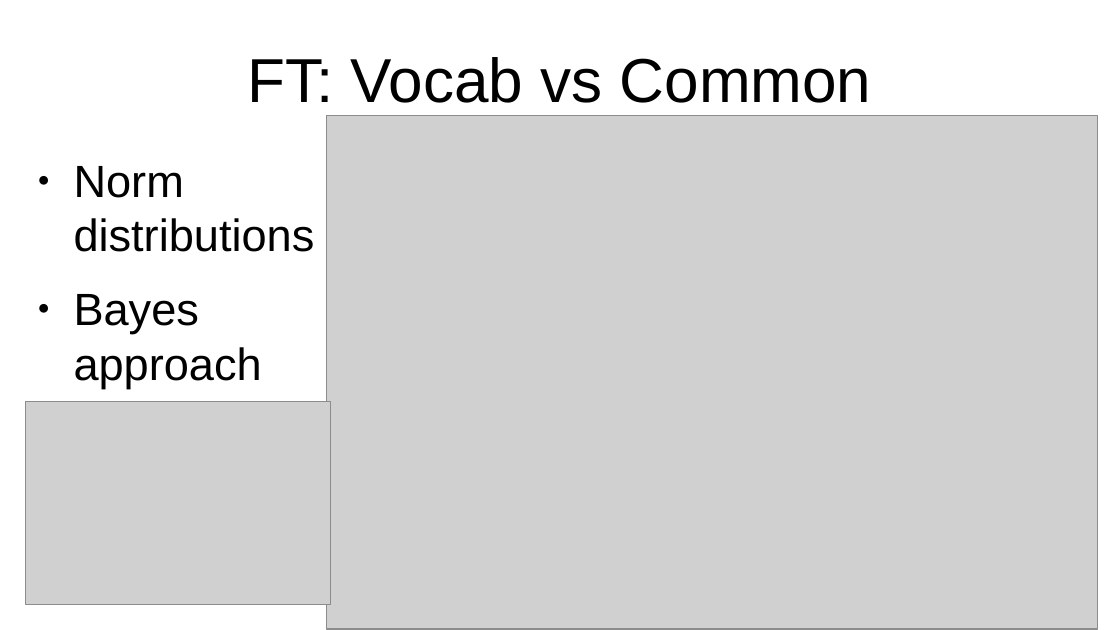
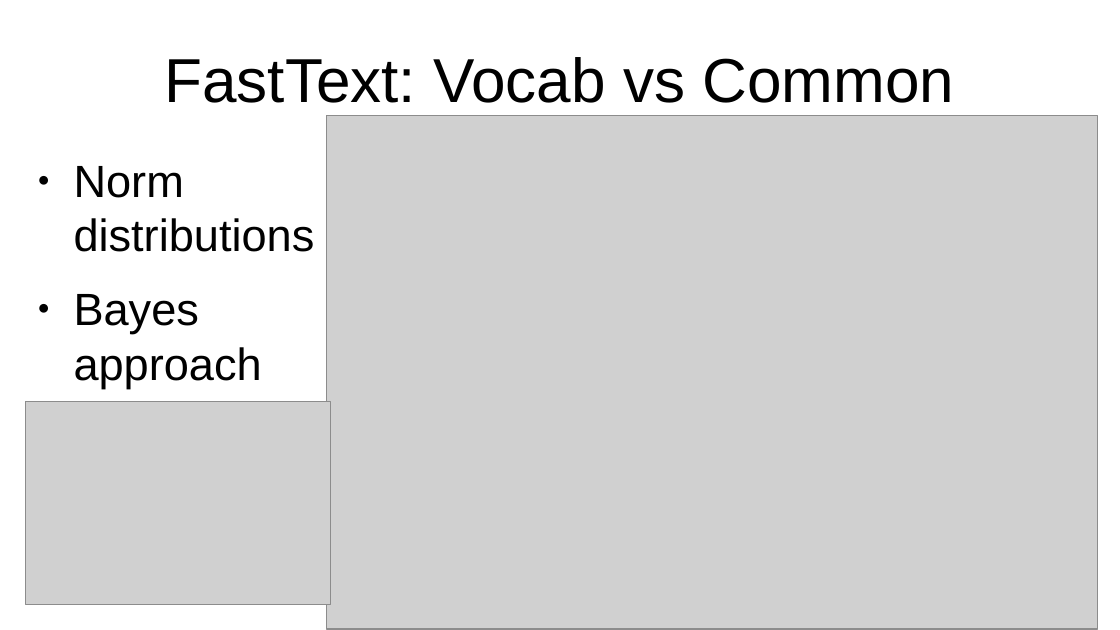
Before and after one commit to vackosar/fasttext-vector-norms-and-oov-words, a slide deck: slide 10 of presentation.odp (slide 9 before the commit). Drawn at 1120x630 pixels with LibreOffice and Linux fonts; fonts in the diff are those of the drawing; grey boxes stand for pictures. Boxes give left, top, right and bottom in pixels: in the first picture for what was removed or moved away, otherwise in the second. Text is boxed around its words. In the diff, an @@ line names an element or a change of style, - is before the commit and + after.

```diff
--- a/presentation.odp
+++ b/presentation.odp
@@ title at bbox=[165, 57, 954, 103]: text changed @@
-FT: Vocab vs Common
+FastText: Vocab vs Common
```
Also in this commit, not shown: 4 other slides changed, 3 slides added, 1 other file.
